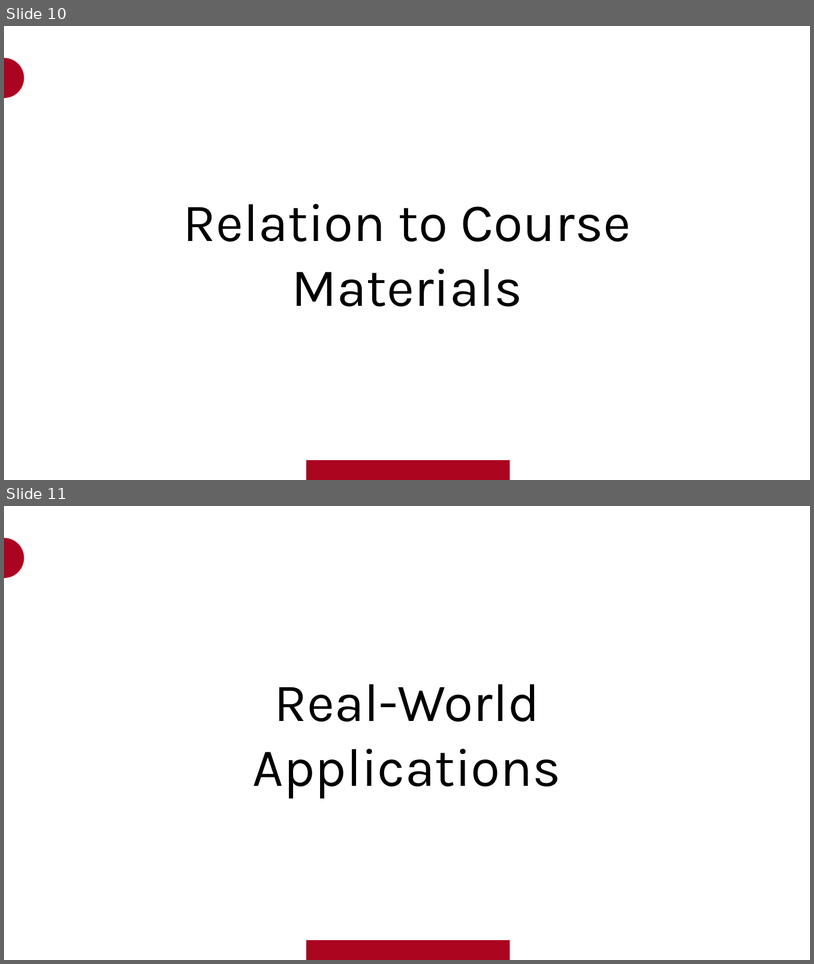
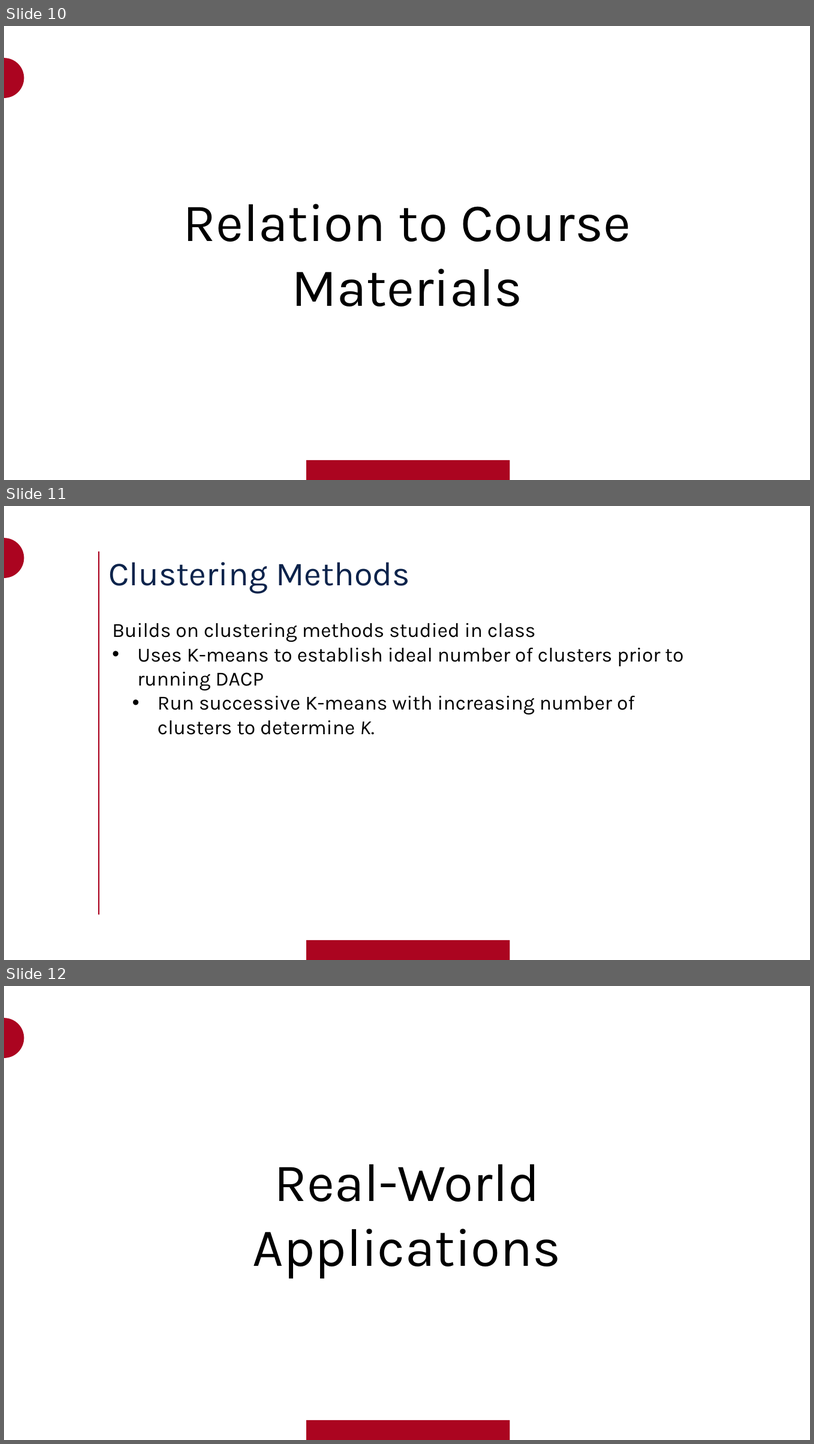
Before and after one commit to rileymawson/INFO_523_DAPC, a slide deck: DAPC_Info_523_RPM_BJMM.pptx. Shown one above the other, each under a label of ours: slides 10 and 11 before the commit, slides 10, 11 and 12 after it. The pictures are 814x964 and 814x1444 pixels, drawn with LibreOffice and Linux fonts; fonts in the diff are those of the drawing; background and template pictures are left out. Boxes give left, top, right and bottom in pixels: in the first picture for what was removed or moved away, otherwise in the second. Text is boxed around its words. In the diff, an @@ line names an element or a change of style, - is before the commit and + after.

```diff
--- a/DAPC_Info_523_RPM_BJMM.pptx
+++ b/DAPC_Info_523_RPM_BJMM.pptx
@@ slide 11 added at box(4, 506, 810, 960), background #FFFFFF; not listed: 2 template elements that a slide beside it also shows @@
@@ freeform shape added at box(98, 551, 99, 914), fill #AB0420 @@
@@ title added at box(109, 562, 410, 594), 60 pt, text #0C234B @@
+Clustering Methods
@@ text added at box(112, 623, 684, 735), 36 pt, text #000000 @@
+Builds on clustering methods studied in class
+• Uses K-means to establish ideal number of clusters prior to running DACP
+  • Run successive K-means with increasing number of clusters to determine K.
@@ what was slide 11 is now slide 12 @@
```
Also in this commit, not shown: 4 slides changed, 3 other slides added, 2 slides removed.
